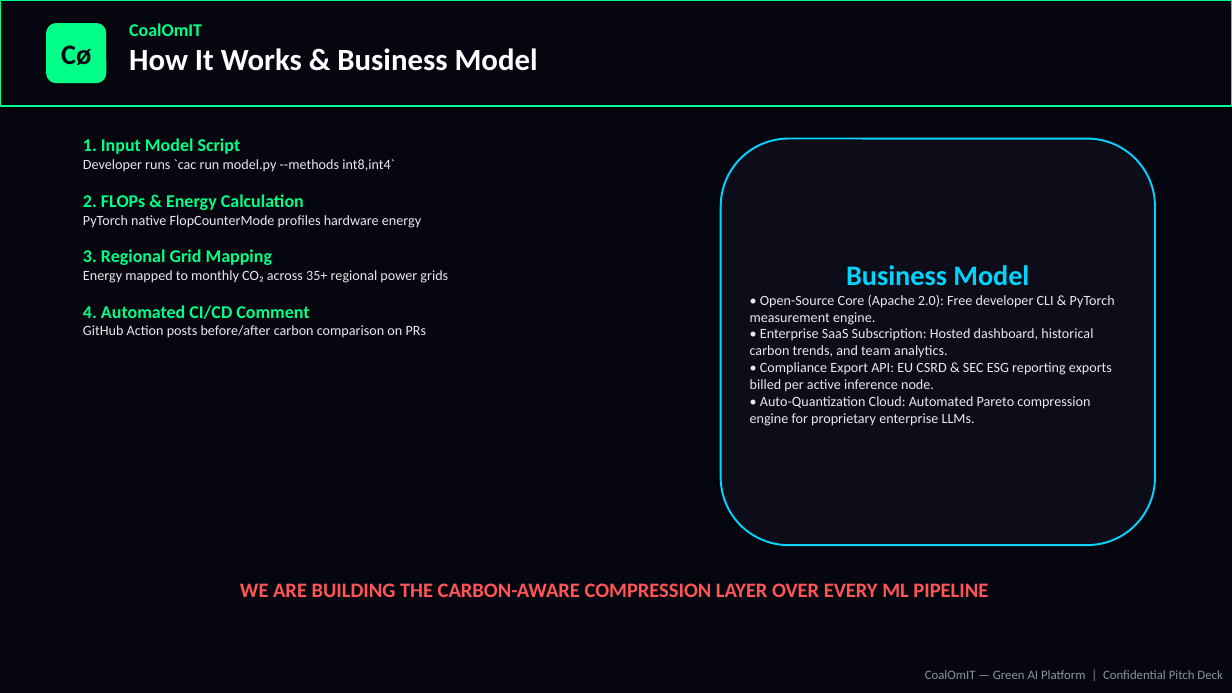
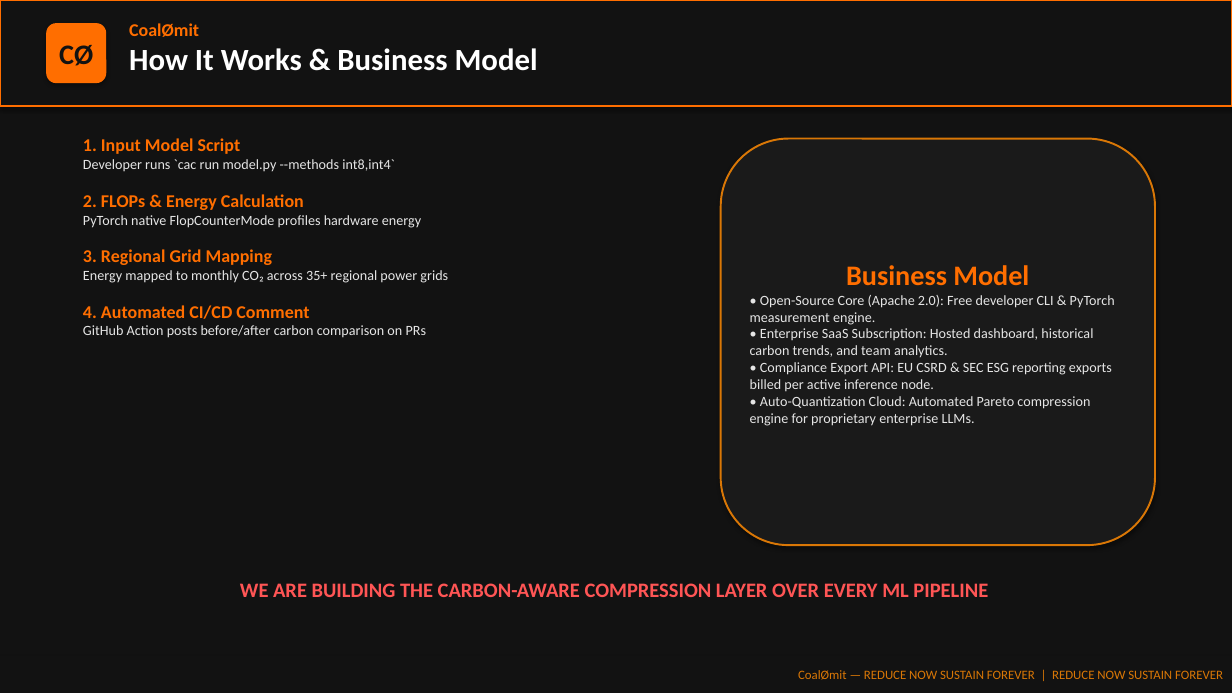
Before and after one commit to AAYUSHI003/CoalOmit, a slide deck: slide 4 of CoalOmIT_Pitch_Deck.pptx. Drawn at 1232x693 pixels with LibreOffice and Linux fonts; fonts in the diff are those of the drawing. Boxes give left, top, right and bottom in pixels: in the first picture for what was removed or moved away, otherwise in the second. Text is boxed around its words. In the diff, an @@ line names an element or a change of style, - is before the commit and + after.

Commit message:
Update pitch deck theme to match CoalØmit amber orange screenshot

```diff
--- a/CoalOmIT_Pitch_Deck.pptx
+++ b/CoalOmIT_Pitch_Deck.pptx
@@ rectangle at box(0, 0, 1232, 693): fill #060610 to #121212 @@
@@ rectangle at box(0, 0, 1232, 106): fill #060610 to #121212; outline #00FF88 1.5 pt to #FF6E00 1.5 pt @@
@@ rounded rectangle "CØ" at box(46, 23, 106, 83): fill #00FF88 to #FF6E00 @@
@@ text at box(129, 23, 199, 37): text changed; text colour #00FF88 to #FF6E00 @@
-CoalOmIT
+CoalØmit
@@ text in rounded rectangle at box(59, 45, 93, 66): text changed; text colour #060610 to #121212 @@
-Cø
+CØ
@@ text "1. Input Model Script" at box(83, 138, 448, 338): text colour #00FF88 to #FF6E00 in "1. Input Model Script", "2. FLOPs & Energy Calculation", "3. Regional Grid Mapping", "4. Automated CI/CD Comment"; text colour #E8E8F0 to #E5E5E5 in "Developer runs `cac run model.py --methods int8,int4`", "PyTorch native FlopCounterMode profiles hardware energy", "Energy mapped to monthly CO₂ across 35+ ...", "GitHub Action posts before/after carbon comparison on ..." @@
@@ rounded rectangle "Business Model" at box(721, 139, 1155, 545): text colour #00D4FF to #FF6E00 in "Business Model"; text colour #E8E8F0 to #E5E5E5; fill #0D0D1A to #1A1A1A; outline #00D4FF 1.5 pt to #D97706 1.5 pt @@
@@ rectangle "CoalØmit — REDUCE NOW SUSTAIN ..." at box(0, 656, 1232, 693): fill #060610 to #121212 @@
@@ text in rectangle at box(798, 670, 1223, 680): text changed; text colour #8C91A0 to #D97706 @@
-CoalOmIT — Green AI Platform | Confidential Pitch Deck
+CoalØmit — REDUCE NOW SUSTAIN FOREVER | REDUCE NOW SUSTAIN FOREVER
```
Also in this commit, not shown: 12 other slides changed, 2 other files.
